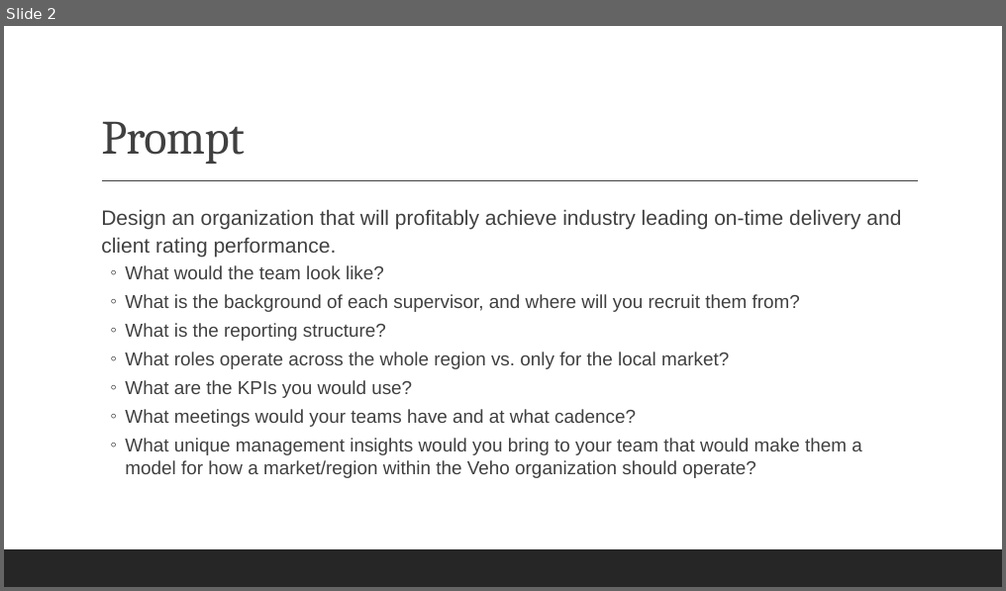
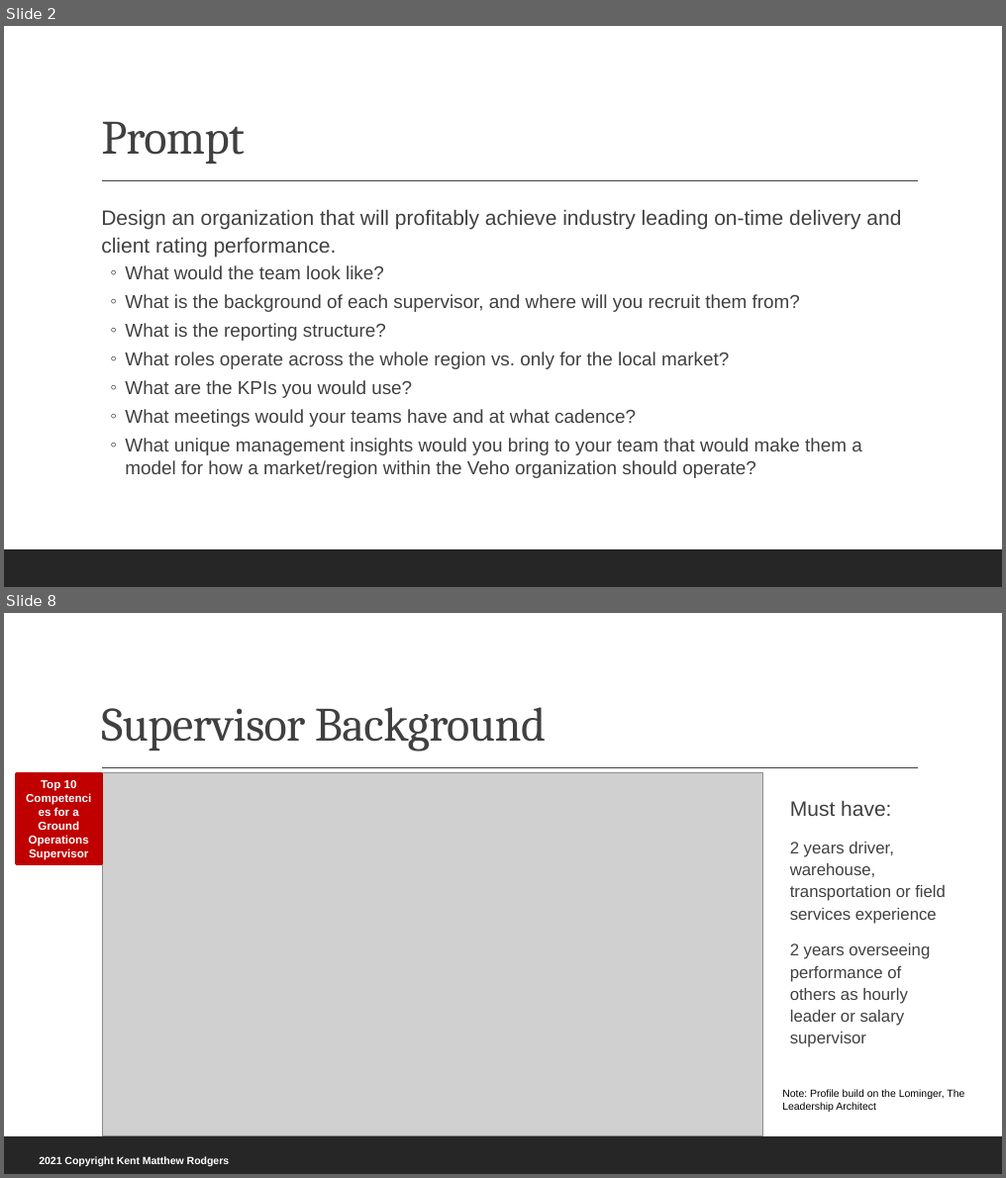
Before and after one commit to rodgerskent/package-delivery, a slide deck: 210112_PackageDelivery_Presentation.pptx. Shown one above the other, each under a label of ours: slide 2 before the commit, slides 2 and 8 after it; the slides between them are not shown. The pictures are 1006x591 and 1006x1178 pixels, drawn with LibreOffice and Linux fonts; fonts in the diff are those of the drawing; grey boxes stand for pictures. Boxes give left, top, right and bottom in pixels: in the first picture for what was removed or moved away, otherwise in the second. Text is boxed around its words. In the diff, an @@ line names an element or a change of style, - is before the commit and + after.

```diff
--- a/210112_PackageDelivery_Presentation.pptx
+++ b/210112_PackageDelivery_Presentation.pptx
@@ slide 8 added at (4, 613, 1002, 1174), background #FFFFFF; not listed: 2 template elements that a slide beside it also shows @@
@@ title added at (101, 707, 546, 752), 46 pt, text #404040 @@
+Supervisor Background
@@ rectangle added at (16, 774, 101, 863), fill #C00000, outline #C00000 3 pt, 11 pt, text #FFFFFF, bold @@
+Top 10 Competencies for a Ground Operations Supervisor
@@ picture added at (103, 773, 764, 1137) @@
@@ text added at (790, 800, 945, 1048), 16 pt, text #404040 @@
+  Must have:
+  2 years driver, warehouse, transportation or field services experience
+  2 years overseeing performance of others as hourly leader or salary supervisor
@@ text added at (782, 1089, 964, 1112), 10 pt, text #000000 @@
+Note: Profile build on the Lominger, The Leadership Architect
@@ text added at (39, 1157, 229, 1166), 10 pt, text #FFFFFF, bold @@
+2021 Copyright Kent Matthew Rodgers
```
Also in this commit, not shown: 7 slides changed, 1 other file.
